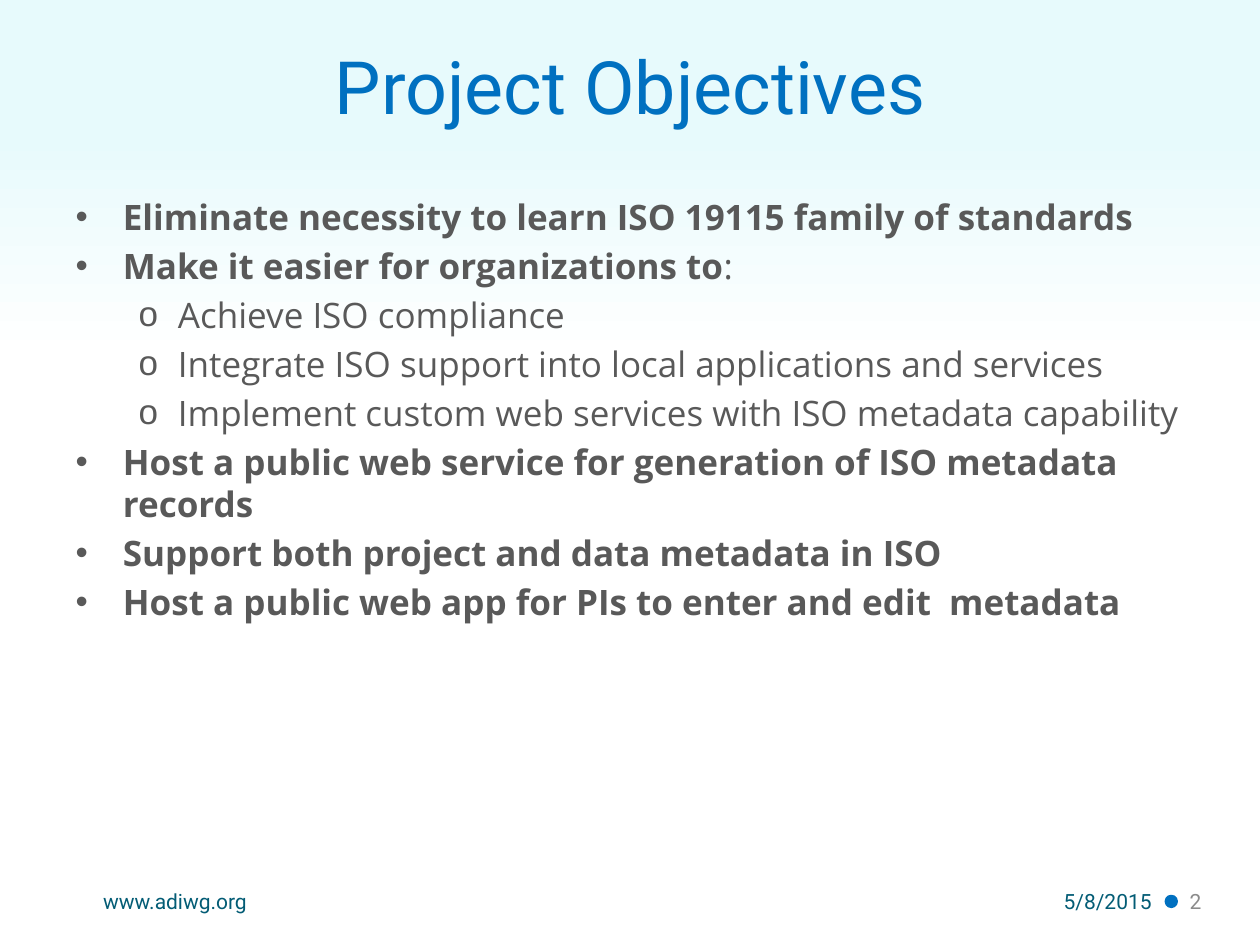
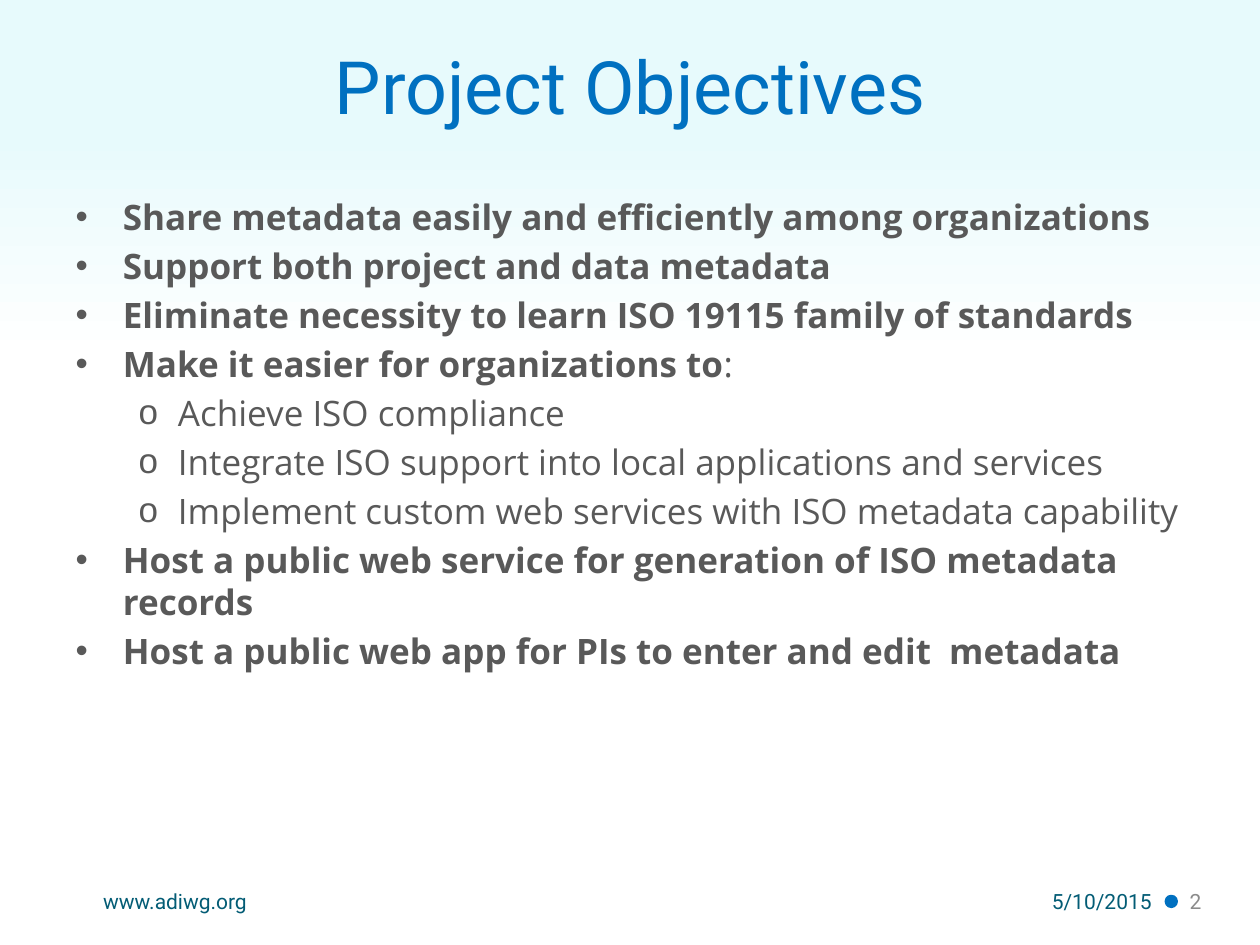
Before and after one commit to adiwg/mdWorkshop, a slide deck: slide 2 of S1.2_Toolkit_Development.pptx. Drawn at 1260x945 pixels with LibreOffice and Linux fonts; fonts in the diff are those of the drawing; background and template pictures are left out. Boxes give left, top, right and bottom in pixels: in the first picture for what was removed or moved away, otherwise in the second. Text is boxed around its words. In the diff, an @@ line names an element or a change of style, - is before the commit and + after.

Commit message:
Presentation updates.

```diff
--- a/S1.2_Toolkit_Development.pptx
+++ b/S1.2_Toolkit_Development.pptx
@@ text at box(123, 203, 1150, 288): paragraphs added @@
+• Share metadata easily and efficiently among organizations
+• Support both project and data metadata
@@ text at box(123, 539, 942, 575): paragraph removed @@
-• Support both project and data metadata in ISO
@@ text at box(1052, 894, 1152, 911): text changed @@
-5/8/2015
+5/10/2015
```
Also in this commit, not shown: 13 other slides changed, 4 other files.
